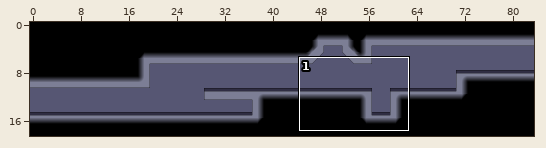
LDtk project, stored at Darkrise/Assets/Levels/ryoDemoLevel.ldtk. Above, an overview of the earlier version with the close-up marked.
Close-up. Before the commit:
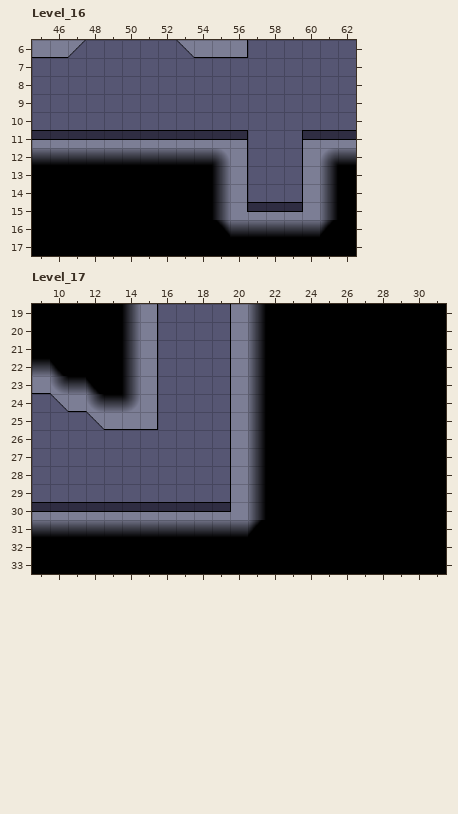
Cells are 60x60 px. Shown: Level_16 x 45..62, y 6..17; Level_17 x 9..31, y 19..33. The commit also changed other parts of the map, which this record leaves out.
Once edited:
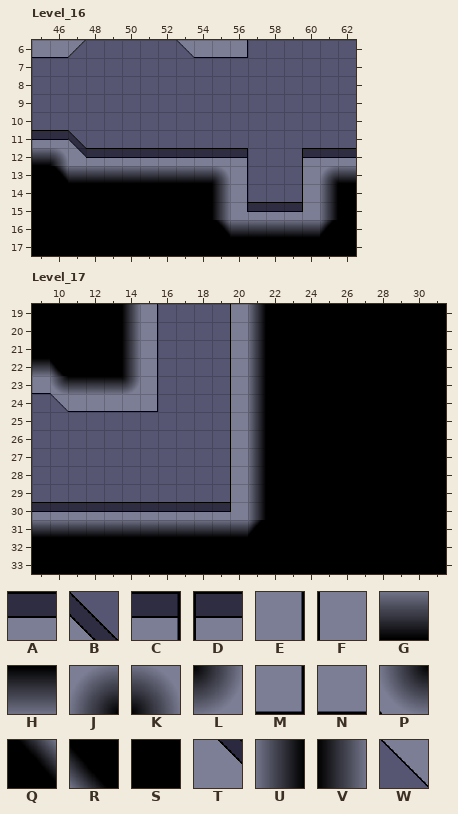
Key: from "Darkrise_Tilemap_5_4": A 0, B 4 flipped left-right, C 6, D 6 flipped left-right, E 24, F 24 flipped left-right, G 36, H 36 flipped up-down, J 38, K 38 flipped left-right, L 38 turned 180, M 42, N 60 flipped up-down, P 62, Q 74 flipped left-right, R 74 flipped up-down, S 76, T 90 flipped left-right, U 94, V 94 flipped left-right, W 126 flipped up-down.
_ is an empty cell.
Edits made:
Layer "Tiles", Level_16:
y 11: x 47..56 AAAAAAAAAC -> B_________; x 60..62 DAA -> ___
y 12: x 46..56 GGGGGGGGGKE -> KTAAAAAAAAC; x 60..62 FJG -> DAA
y 13: x 46..55 SSSSSSSSSV -> QGGGGGGGGK; x 61..62 US -> JG
Layer "Tiles", Level_17:
y 23: x 12..14 RSV -> HHL
y 24: x 12..15 PHLE -> NNNM
y 25: x 12..15 WNNM -> ____
